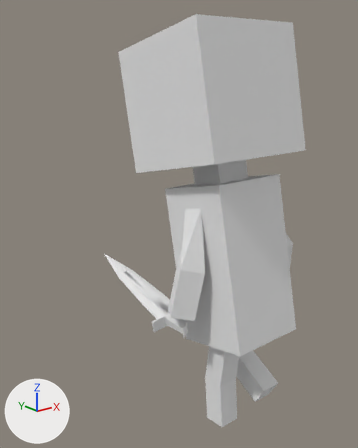
Before and after pictures for a commit that changed the OBJ model Data/Animations/RunPlayer/run_000007.obj.
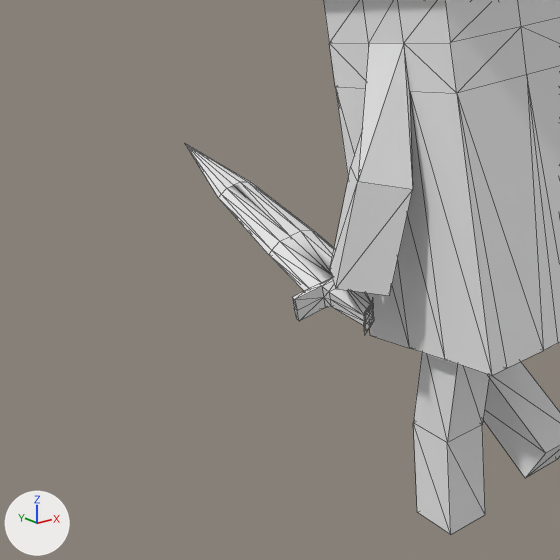
Each version appears first whole from a 50 mm lens placed at (-1.057, -0.999, 0.821), pointed at (0.05, 0.385, 0.267), and next in a close-up on the part from 6% to 76% of the width and 42% to 98% of the height. Every picture has the same lights, and +X, +Y and +Z are marked at lower left. The close-ups show mesh edges as thin lines. Where no turn or scale is listed for an object, it has been applied to the vertices. Vertices at the same position are counted once.

The first close-up shows 'Plane_Plane.002'.
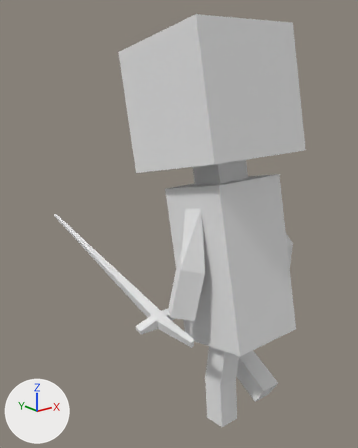
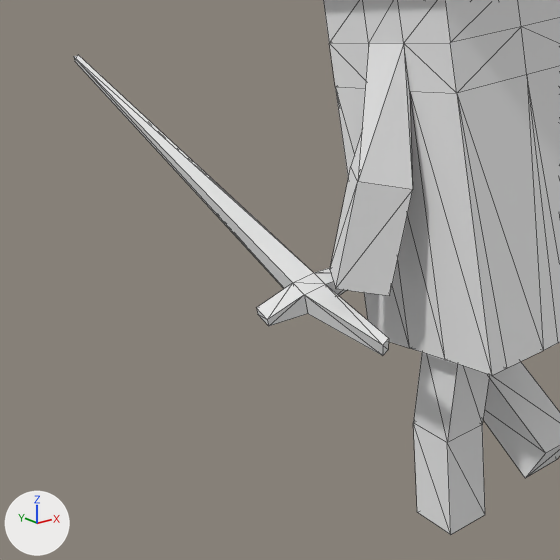
The change, as JSON lines over the scene's bpy script:
```json
{"block": "me_plane_plane_002", "where": "# used by ob_plane_plane_002; location = (0.0, 0.0, 0.0)"}
{"op": "remove", "block": "me_plane_plane_002", "code": "me_plane_plane_002.from_pydata(...)  # 227 vertices, 448 faces, 1 loose edge; spans x -0.269..0.186, y -0.123..0.626, z -0.306..0.951"}
{"op": "add", "block": "me_plane_plane_002", "code": "me_plane_plane_002.from_pydata(...)  # 138 vertices, 268 faces; spans x -0.306..0.186, y -0.123..1.113, z -0.306..0.951"}
{"block": "me_plane_plane_002", "change": "me_plane_plane_002 part 1: the loose piece of 113 vertices spanning x -0.269..-0.121, y 0.033..0.626, z 0.04..0.125 is rebuilt with 24 vertices and now spans x -0.306..-0.104, y -0.019..1.113, z 0.033..0.171"}
```

Changed parts and their boxes [x1, y1, x2, y2] in the close-ups (560 x 560 px):
```json
{"object": "Plane_Plane.002", "change": "reshaped", "before": [186, 0, 560, 535], "after": [74, 0, 560, 535]}
{"part": 1, "of": "me_plane_plane_002", "change": "rebuilt", "before": [186, 144, 374, 334], "after": [74, 55, 389, 356], "on screen": "67% wider, 58% taller"}
```
